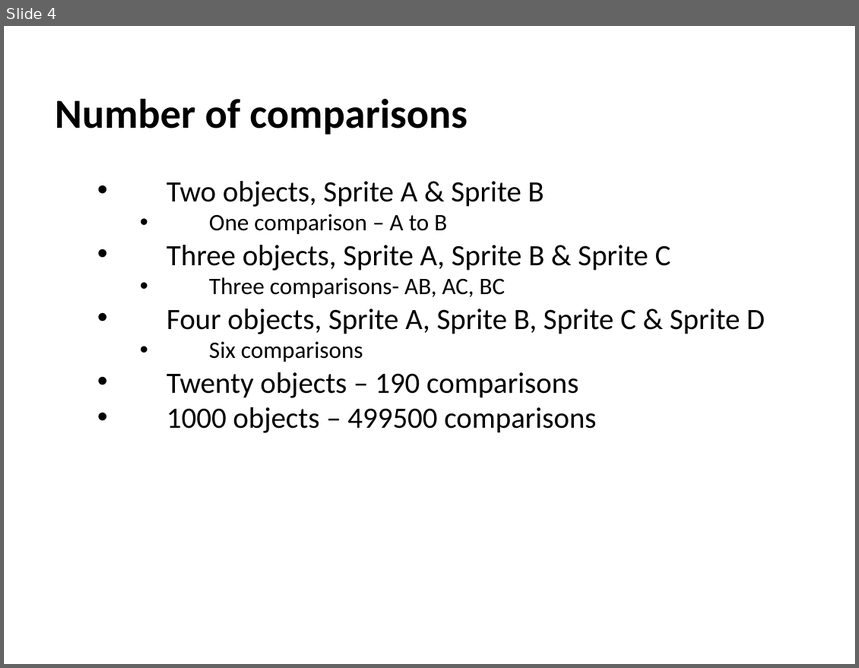
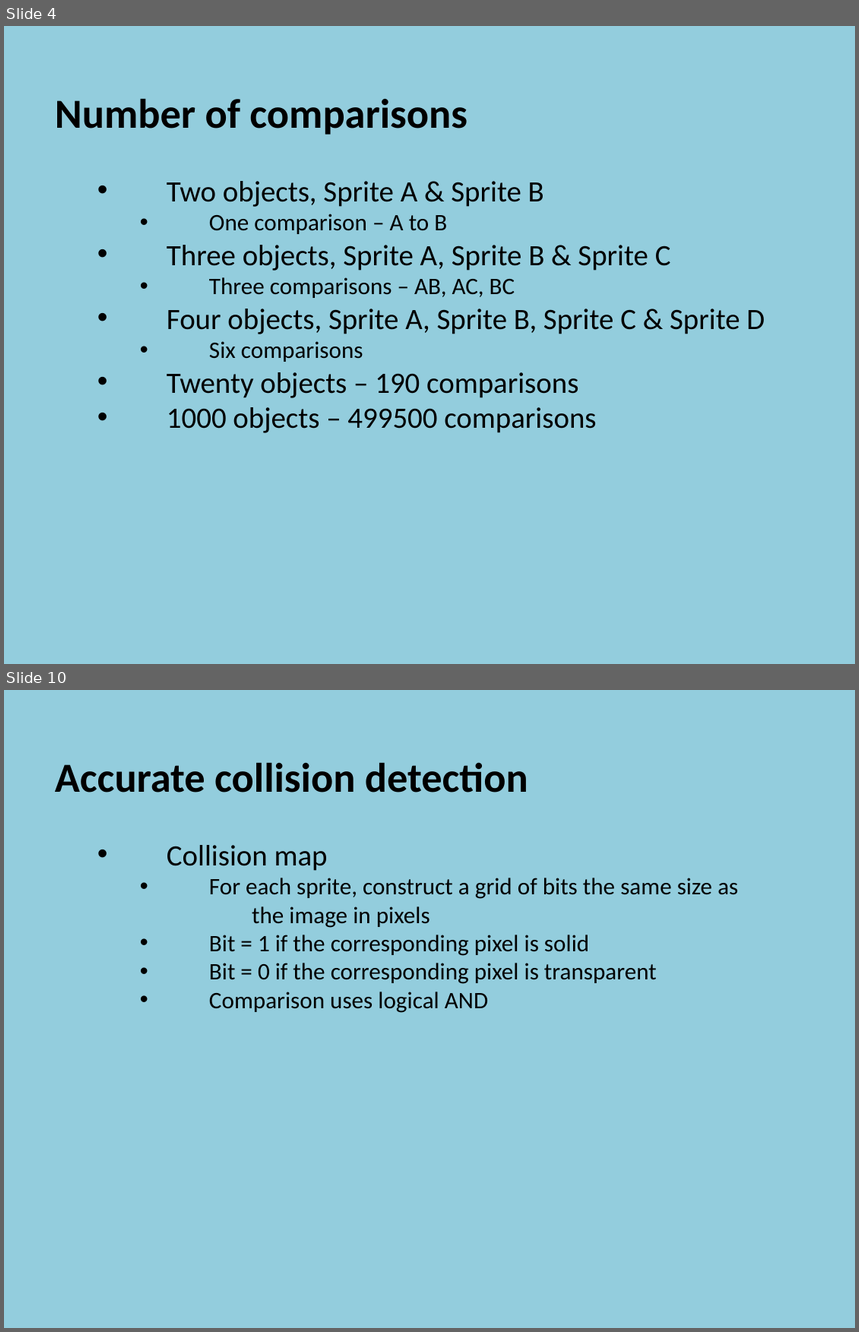
Before and after one commit to szetko/course-materials, a slide deck: Programming 4/08.2 NPC Collision/08.2 NPC Collision.pptx. Shown one above the other, each under a label of ours: slide 4 before the commit, slides 4 and 10 after it; the slides between them are not shown. The pictures are 859x668 and 859x1332 pixels, drawn with LibreOffice and Linux fonts; fonts in the diff are those of the drawing. Boxes give left, top, right and bottom in pixels: in the first picture for what was removed or moved away, otherwise in the second. Text is boxed around its words. In the diff, an @@ line names an element or a change of style, - is before the commit and + after.

Commit message:
Add
08.2 NPC Collision

```diff
--- a/Programming 4/08.2 NPC Collision/08.2 NPC Collision.pptx
+++ b/Programming 4/08.2 NPC Collision/08.2 NPC Collision.pptx
@@ slide 10 added at [4,690,855,1328], background #93CDDD @@
@@ text added at [55,762,738,1013], 20 pt, text #000000 @@
+  Accurate collision detection
+    • Collision map
+      • For each sprite, construct a grid of bits the same size as
+      the image in pixels
+      • Bit = 1 if the corresponding pixel is solid
+      • Bit = 0 if the corresponding pixel is transparent
+      • Comparison uses logical AND
@@ slide 4 changed as well @@
@@ background #FFFFFF to #93CDDD @@
@@ text at [209,278,515,298]: text changed @@
-      • Three comparisons- AB, AC, BC
+      • Three comparisons – AB, AC, BC
```
Also in this commit, not shown: 4 other slides changed, 12 other slides added, 27 other files.
